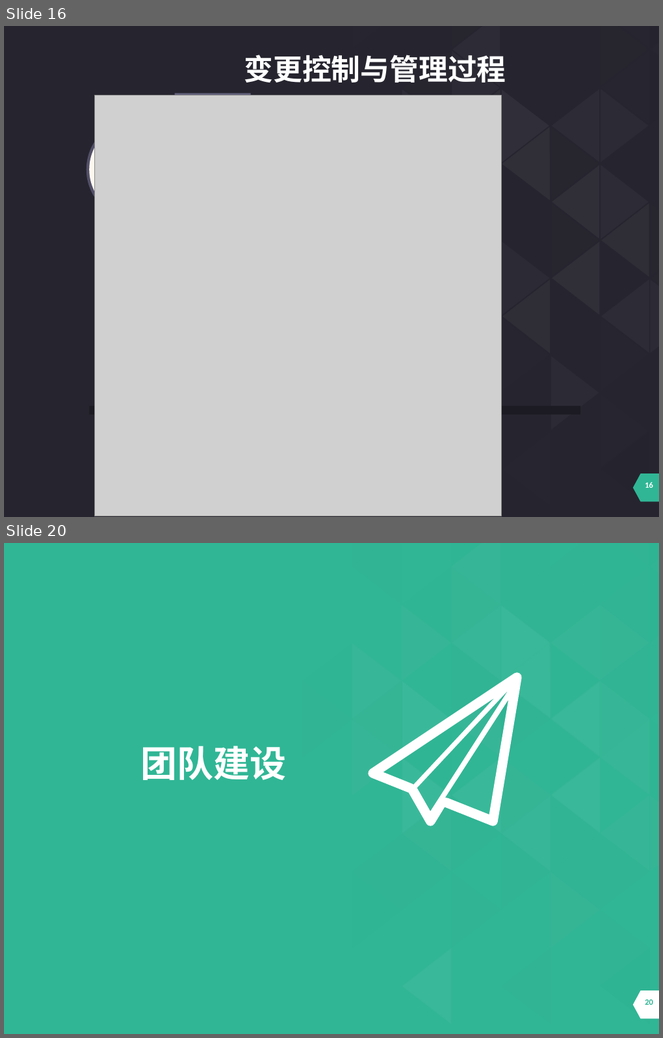
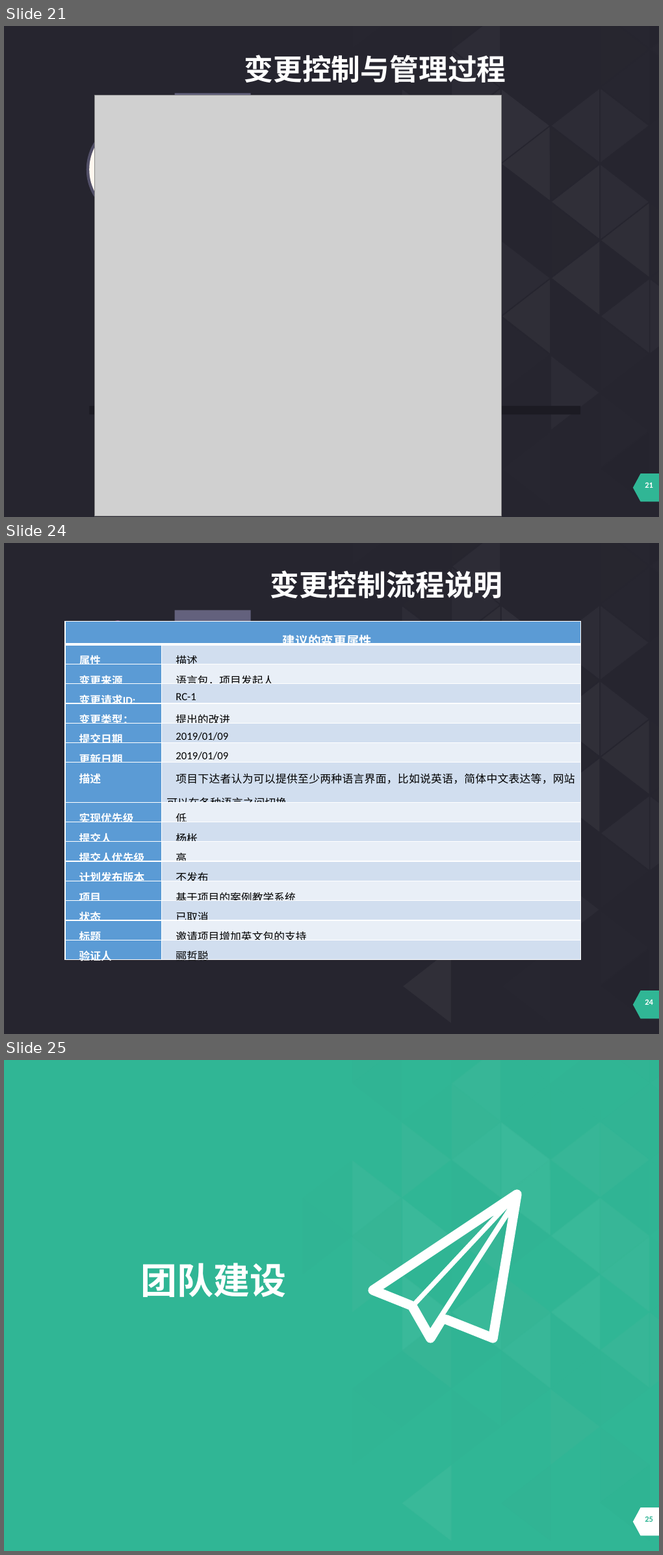
Before and after one commit to cchello/PRD2018-G01, a slide deck: 受控文档/需求管理阶段/PRD2018_G01_基于项目的案例教学系统需求变更评审PPT.pptx. Shown one above the other, each under a label of ours: slides 16 and 20 before the commit, slides 21, 24 and 25 after it; the slides between them are not shown. The pictures are 663x1038 and 663x1555 pixels, drawn with LibreOffice and Linux fonts; fonts in the diff are those of the drawing; grey boxes stand for pictures. Boxes give left, top, right and bottom in pixels: in the first picture for what was removed or moved away, otherwise in the second. Text is boxed around its words. In the diff, an @@ line names an element or a change of style, - is before the commit and + after.

Commit message:
变更评审文档修改2

```diff
--- a/受控文档/需求管理阶段/PRD2018_G01_基于项目的案例教学系统需求变更评审PPT.pptx
+++ b/受控文档/需求管理阶段/PRD2018_G01_基于项目的案例教学系统需求变更评审PPT.pptx
@@ slide 24 added at <box>4,543,659,1034</box>, background #26252F; not listed: 54 template elements that a slide beside it also shows @@
@@ text added at <box>270,570,503,598</box>, 32 pt, text #FFFFFF, bold @@
+变更控制流程说明
@@ ellipse added at <box>110,620,125,635</box>, fill #984E96 @@
@@ table added at <box>65,622,581,966</box>, 16 rows, 2 columns @@
+建议的变更属性 | 
+属性 | 描述
+变更来源 | 语言包，项目发起人
+变更请求ID: | RC-1
+变更类型： | 提出的改进
+提交日期 | 2019/01/09
+更新日期 | 2019/01/09
+描述 | 项目下达者认为可以提供至少两种语言界面，比如说英语，简体中文表达等，网站可以在各种语言之间切换
+实现优先级 | 低
+提交人 | 杨枨
+提交人优先级 | 高
+计划发布版本 | 不发布
+项目 | 基于项目的案例教学系统
+状态 | 已取消
+标题 | 邀请项目增加英文包的支持
+验证人 | 郦哲聪
@@ group added at <box>175,611,251,759</box>: 19 rectangles, 8 freeform shapes, 1 ellipse @@
@@ group added at <box>87,633,199,738</box>: 44 freeform shapes, 2 ellipses, 1 rectangle @@
@@ group added at <box>303,643,452,1025</box>: 13 freeform shapes @@
@@ rectangle added at <box>89,923,581,932</box>, fill #1C1B23 @@
@@ what was slide 16 is now slide 21 @@
@@ page number at <box>645,482,653,488</box>: text changed @@
-16
+21
@@ what was slide 20 is now slide 25 @@
@@ page number at <box>645,1516,653,1522</box>: text changed @@
-20
+25
```
Also in this commit, not shown: 7 slides changed, 6 other slides added, 1 slide removed, 3 other files.
